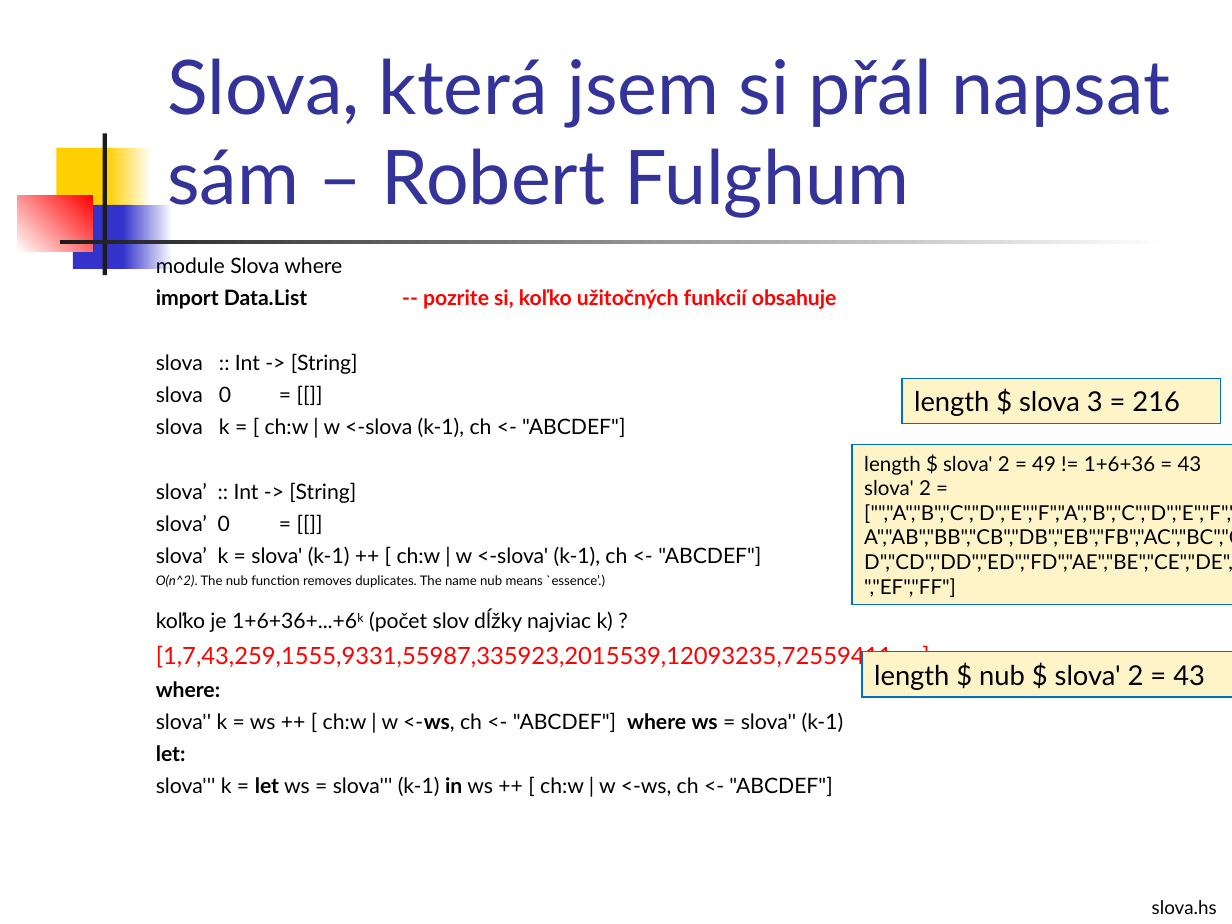
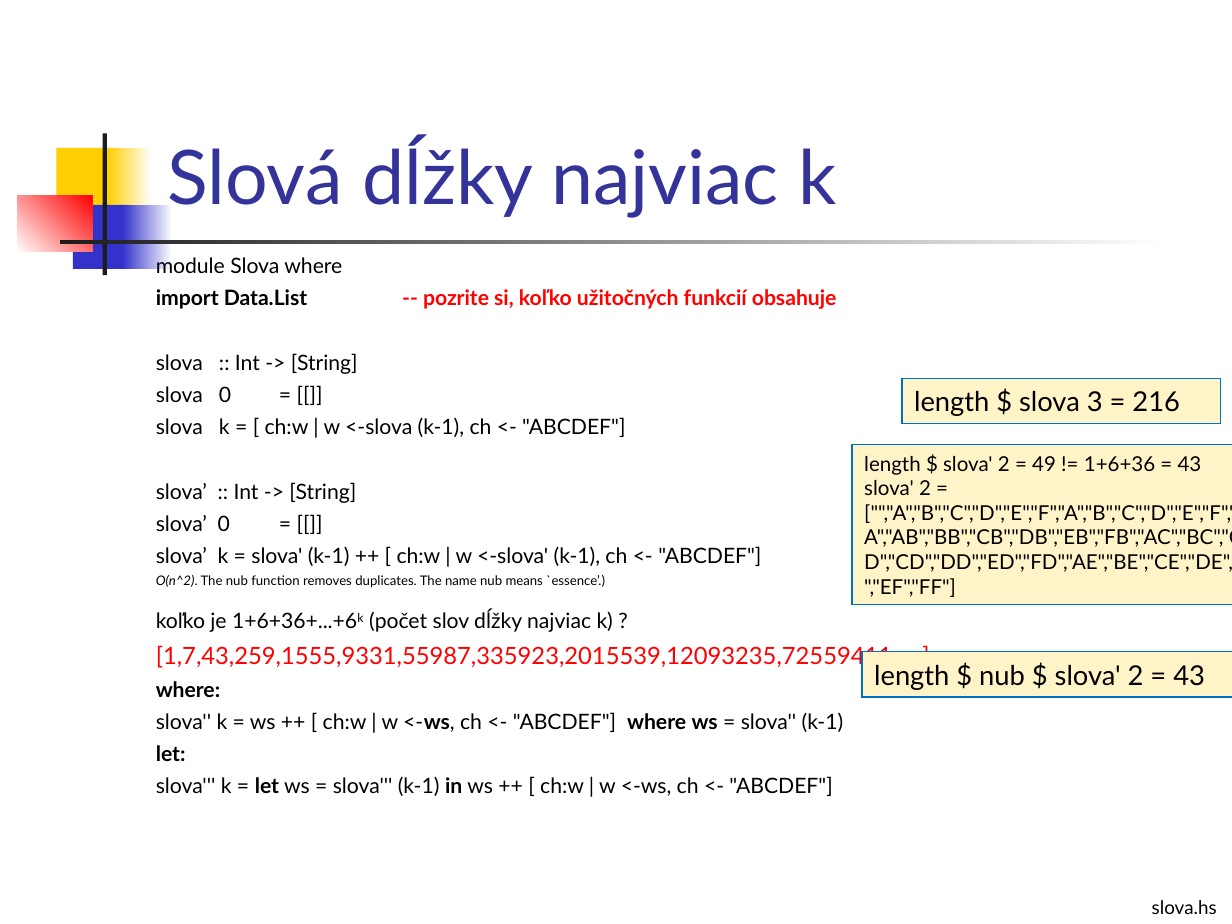
Before and after one commit to paradigmy/Prednasky, a slide deck: slide 7 of 09/funkcionalne4.ppt. Drawn at 1232x924 pixels with LibreOffice and Linux fonts; fonts in the diff are those of the drawing. Boxes give left, top, right and bottom in pixels: in the first picture for what was removed or moved away, otherwise in the second. Text is boxed around its words. In the diff, an @@ line names an element or a change of style, - is before the commit and + after.

```diff
--- a/09/funkcionalne4.ppt
+++ b/09/funkcionalne4.ppt
@@ title at (x1=167, y1=139, x2=836, y2=217): text changed @@
-Slova, která jsem si přál napsat sám – Robert Fulghum
+Slová dĺžky najviac k
```
Also in this commit, not shown: 2 other slides changed, 1 slide added, 3 other files.
